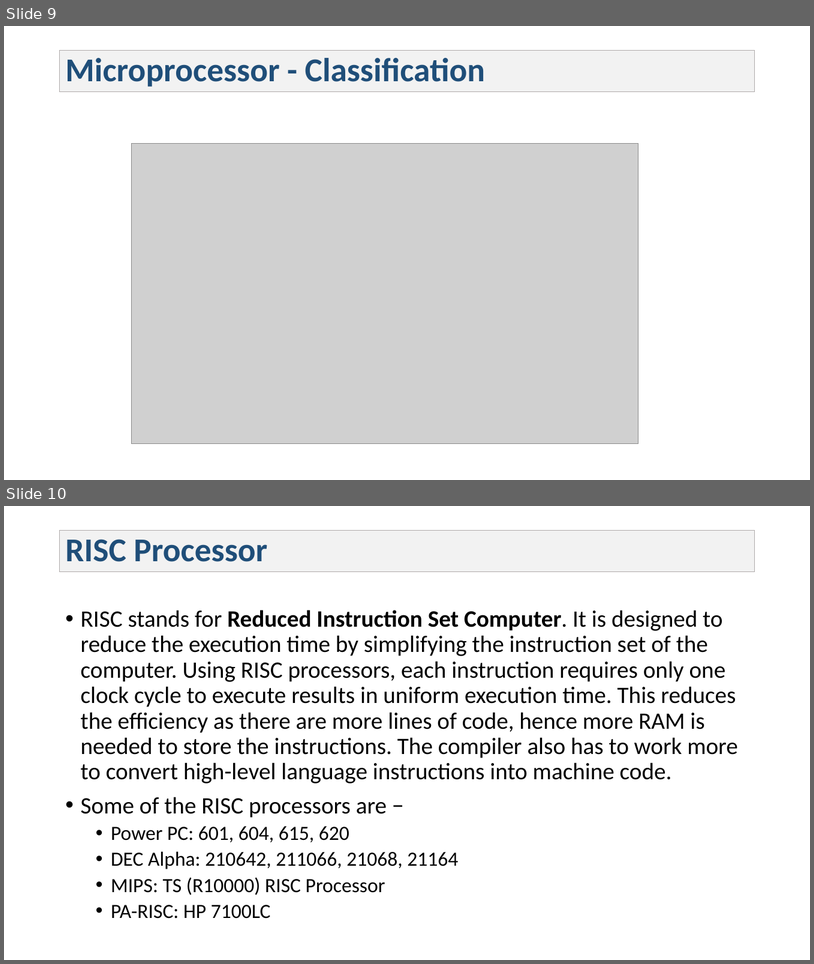
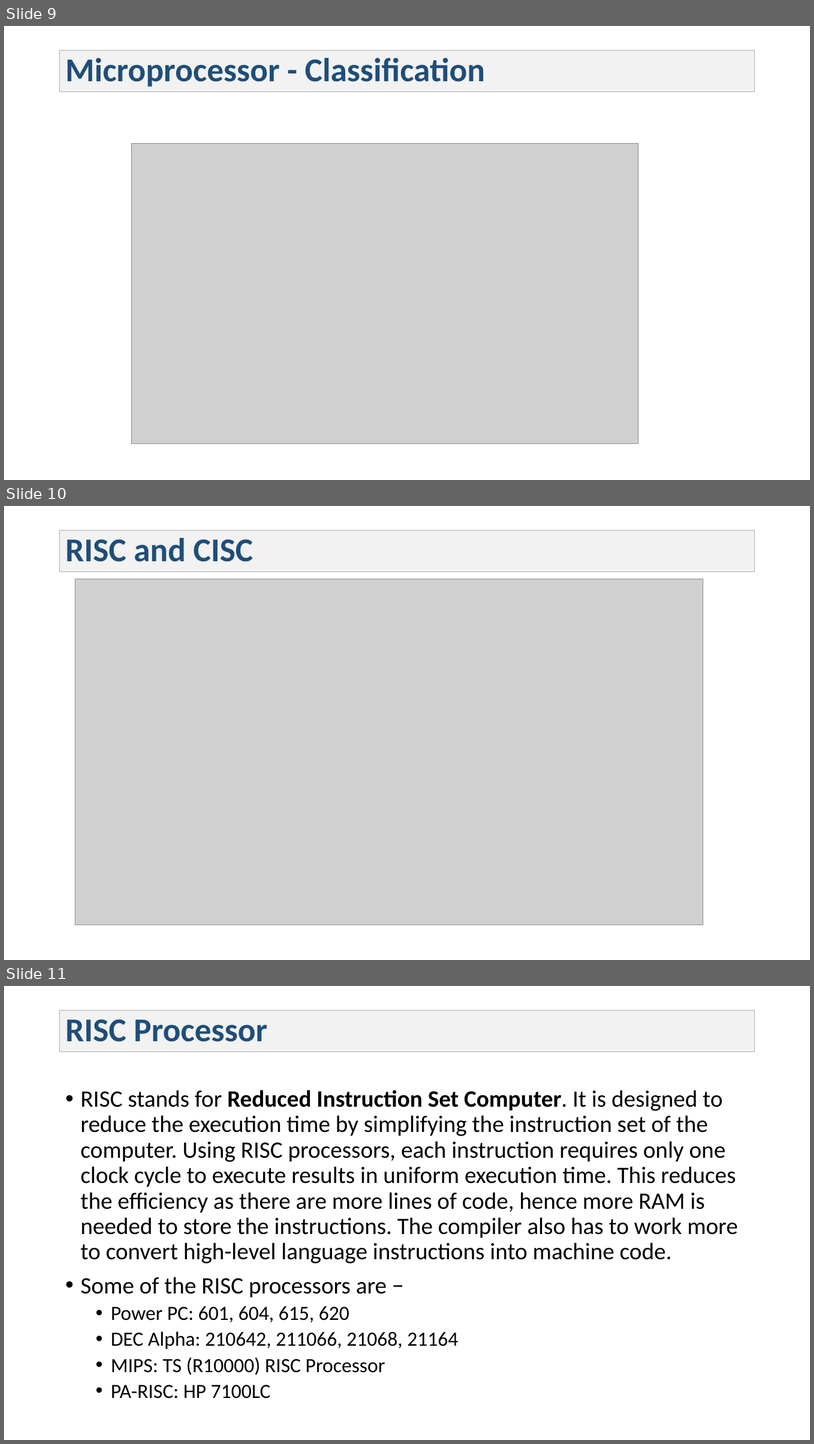
Before and after one commit to Syedshajib55/Microprocessor-Assembly-Language-Interfacing, a slide deck: Lecture 2.pptx. Shown one above the other, each under a label of ours: slides 9 and 10 before the commit, slides 9, 10 and 11 after it. The pictures are 814x964 and 814x1444 pixels, drawn with LibreOffice and Linux fonts; fonts in the diff are those of the drawing; grey boxes stand for pictures. Boxes give left, top, right and bottom in pixels: in the first picture for what was removed or moved away, otherwise in the second. Text is boxed around its words. In the diff, an @@ line names an element or a change of style, - is before the commit and + after.

```diff
--- a/Lecture 2.pptx
+++ b/Lecture 2.pptx
@@ slide 10 added at [4, 506, 810, 960], background #FFFFFF @@
@@ title added at [60, 530, 755, 572], fill #F2F2F2, outline #AFABAB 0.75 pt, 39.6 pt, text #1F4E79, bold @@
+RISC and CISC
@@ picture added at [75, 579, 704, 925] @@
@@ what was slide 10 is now slide 11 @@
```
Also in this commit, not shown: 2 other slides added.
